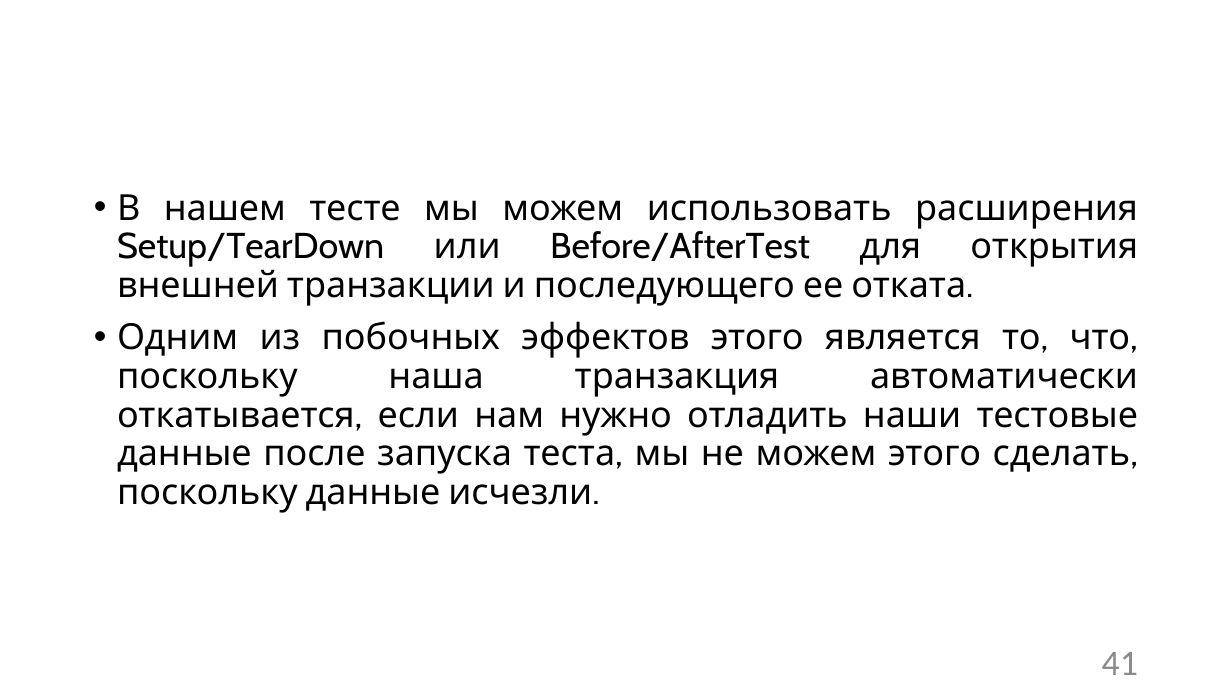
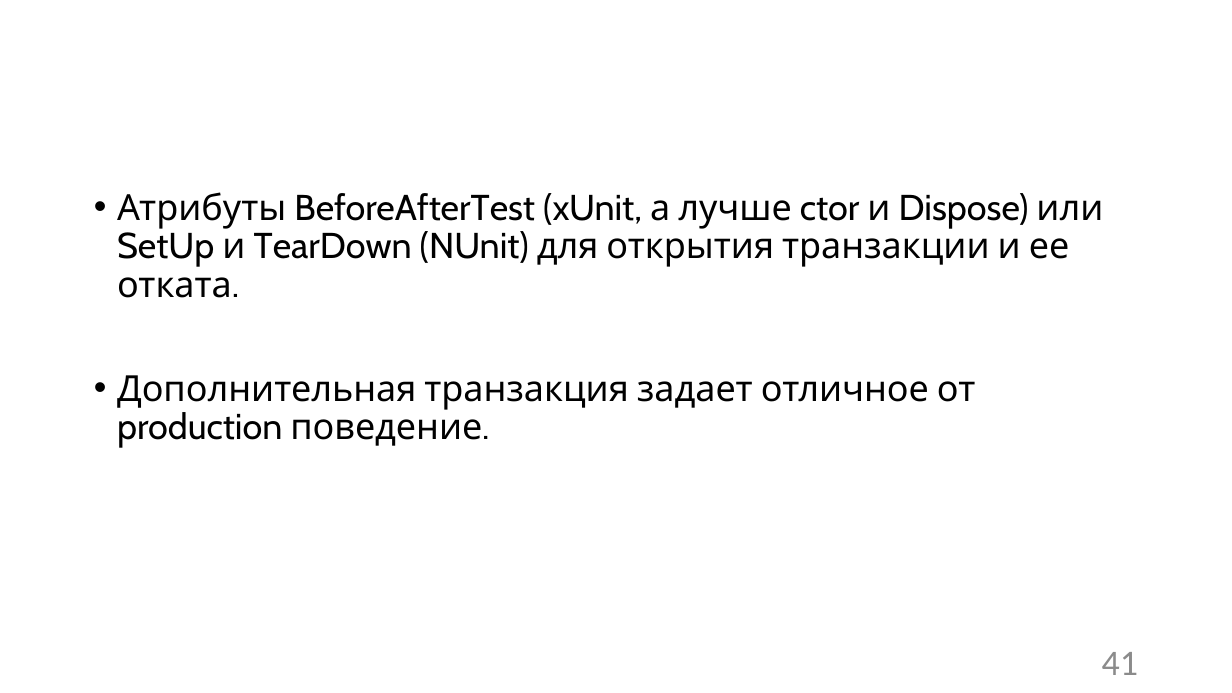
Before and after one commit to Sa1Gur/DbTest.Containers, a slide deck: slide 41 of DbaseTesting.pptx. Drawn at 1232x693 pixels with LibreOffice and Linux fonts; fonts in the diff are those of the drawing; background and template pictures are left out. Boxes give left, top, right and bottom in pixels: in the first picture for what was removed or moved away, otherwise in the second. Text is boxed around its words. In the diff, an @@ line names an element or a change of style, - is before the commit and + after.

Commit message:
before tryout

```diff
--- a/DbaseTesting.pptx
+++ b/DbaseTesting.pptx
@@ text at [117, 192, 1103, 448]: text changed @@
-• В нашем тесте мы можем использовать расширения Setup/TearDown или Before/AfterTest для открытия внешней транзакции и последующего ее отката.
-• Одним из побочных эффектов этого является то, что, поскольку наша транзакция автоматически откатывается, если нам нужно отладить наши тестовые данные после запуска теста, мы не можем этого сделать, поскольку данные исчезли.
+• Атрибуты BeforeAfterTest (xUnit, а лучше ctor и Dispose) или SetUp и TearDown (NUnit) для открытия транзакции и ее отката.
+• Дополнительная транзакция задает отличное от production поведение.
```
Also in this commit, not shown: 10 other slides changed, 1 slide added, 1 slide removed, 4 other files.
